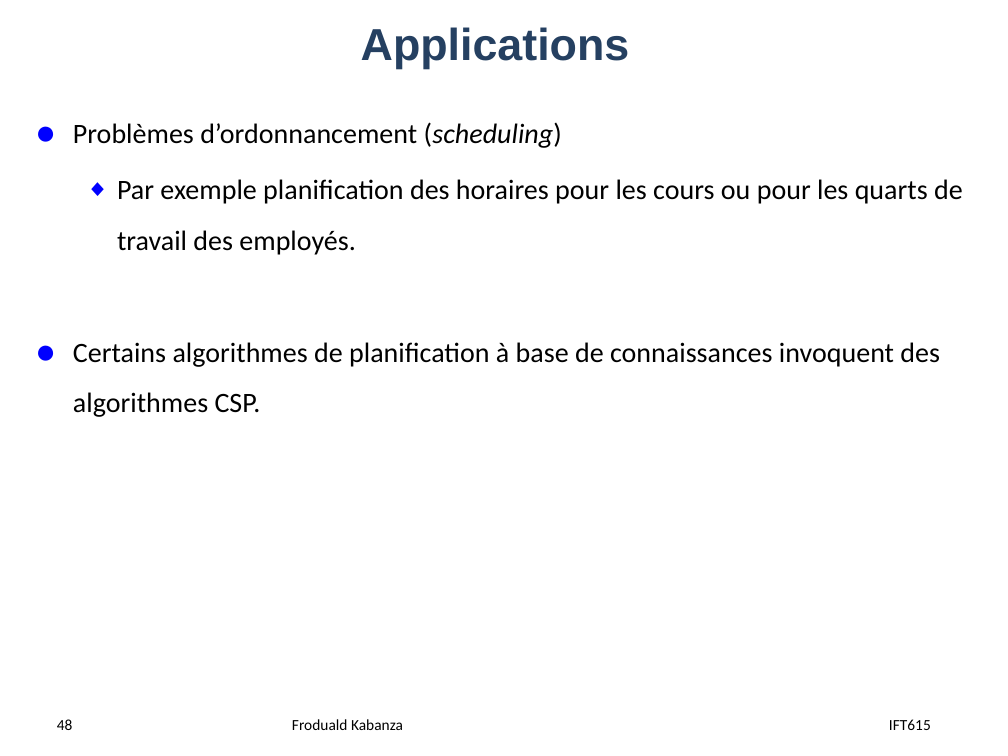
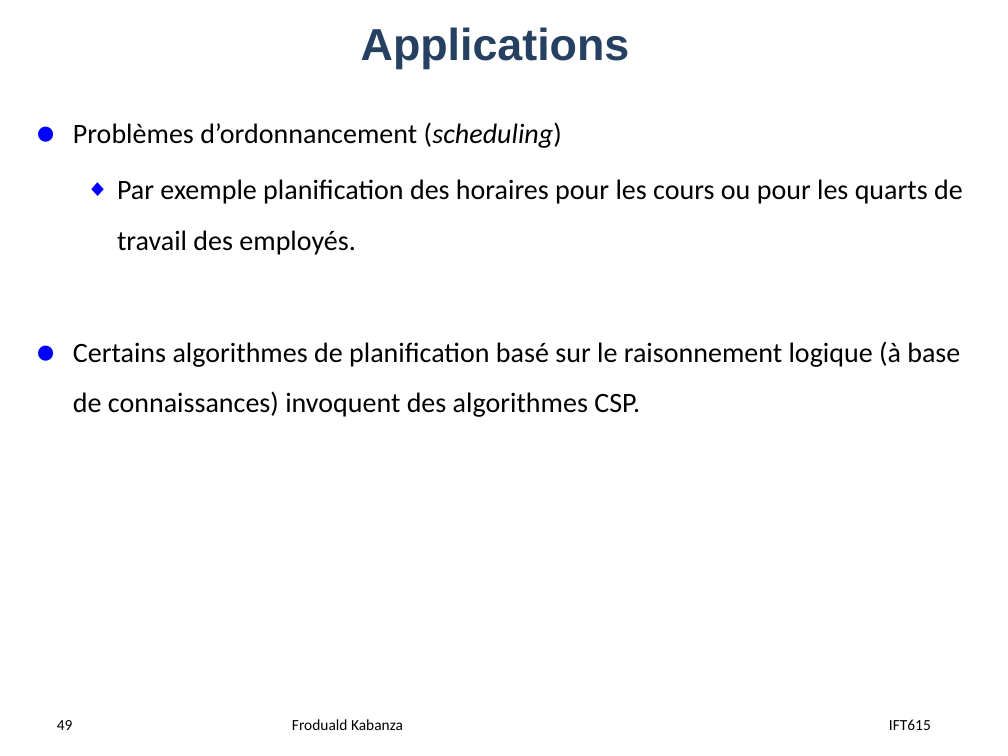
Before and after one commit to djeffkanda/djeffkanda.github.io, a slide deck: slide 49 of ift/assets/slides/ift615-19-Recherche locale par la satisfaction de contraintes.pptx (slide 48 before the commit). Drawn at 1008x756 pixels with LibreOffice and Linux fonts; fonts in the diff are those of the drawing. Boxes give left, top, right and bottom in pixels: in the first picture for what was removed or moved away, otherwise in the second. Text is boxed around its words. In the diff, an @@ line names an element or a change of style, - is before the commit and + after.

```diff
--- a/ift/assets/slides/ift615-19-Recherche locale par la satisfaction de contraintes.pptx
+++ b/ift/assets/slides/ift615-19-Recherche locale par la satisfaction de contraintes.pptx
@@ text at (x1=73, y1=341, x2=960, y2=417): text changed @@
-● Certains algorithmes de planification à base de connaissances invoquent des algorithmes CSP.
+● Certains algorithmes de planification basé sur le raisonnement logique (à base de connaissances) invoquent des algorithmes CSP.
@@ page number at (x1=57, y1=720, x2=73, y2=730): text changed @@
-48
+49
```
Also in this commit, not shown: 5 other slides changed, 1 slide added, 5 other files.
